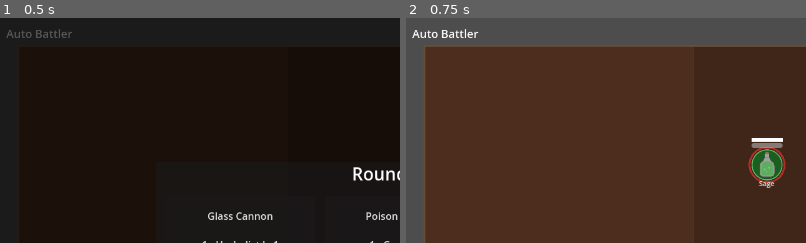
Above: before the commit, frames 1-2 (left to right).
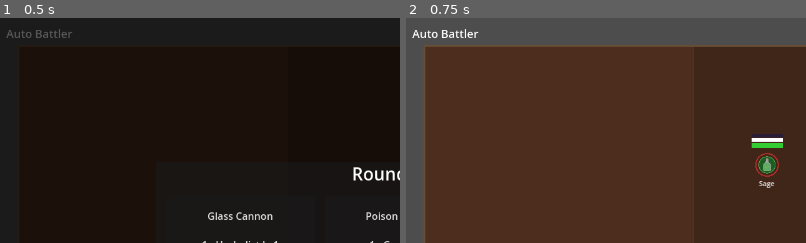
Above: after the commit, the same moments.

Repository: MarcelineVPQ/auto_battler
Game: Godot game, scene res://scenes/main.tscn
Same seed, same stepped clock (60 frames per second), same inputs: the game is played once before the commit and once after it. The engine's default icon, where the game draws it, is replaced by a stand-in: a white triangle on a blue panel in a dark square.
Inputs:
- Up to frame 1 (0.5 s): no input
- Up to frame 2 (0.75 s): click "Glass Cannon 1x Herbalist Lv1…" at 0.5 s
The pictures show only the part of the screen within x 0-50%, y 0-50%; the shares and areas given below are measured in that part.

Frame 1 is identical in both runs. In frame 2, 1.3% of the frame differs, in the area x 85-95%, y 51-74%.

Commit message:
Add mana bar, ability system, Primed rework, and smaller unit scale
- Blue mana bar on every unit (styled ProgressBar above armor/health)
- Mana starts at 0 each battle, charges via passive regen + per-attack gain
- Abilities fire when mana fills: Priest heals all allies, Warlock gains
  damage, Herbalist poisons all enemies, Archer volleys all enemies,
  Grunt gains attack speed, Tank gains armor, Assassin gains crit
- Primed upgrade reworked: starts hero with full mana so ability fires
  on first tick instead of old skill_proc_chance buff
- Magic users (Priest/Warlock/Herbalist) get larger mana pools and
  faster regen; melee heroes charge abilities slower
- Unit base scale reduced 0.4→0.22 with gentler growth (0.03/level)
  and hard cap at 0.45 to prevent oversized sprites by round 20
- Team ring radius shrunk to match smaller sprites

Co-Authored-By: Claude Opus 4.6 <noreply@anthropic.com>

Diff:
--- a/resources/units/archer.tres
+++ b/resources/units/archer.tres
@@ -17,9 +17,9 @@
 evasion = 0.0
 crit_chance = 8.0
 skill_proc_chance = 5.0
-max_mana = 5
-mana_cost_per_attack = 5
-mana_regen_per_second = 2.5
+max_mana = 16
+mana_cost_per_attack = 4
+mana_regen_per_second = 1.5
 ability_name = "Volley"
 ability_cooldown = 7.0
 skill_name = ""
--- a/resources/units/assassin.tres
+++ b/resources/units/assassin.tres
@@ -17,9 +17,9 @@
 evasion = 15.0
 crit_chance = 12.0
 skill_proc_chance = 10.0
-max_mana = 5
+max_mana = 14
 mana_cost_per_attack = 5
-mana_regen_per_second = 3.0
+mana_regen_per_second = 1.0
 ability_name = "Shadowstrike"
 ability_cooldown = 5.0
 skill_name = ""
--- a/resources/units/grunt.tres
+++ b/resources/units/grunt.tres
@@ -17,9 +17,9 @@
 evasion = 0.0
 crit_chance = 5.0
 skill_proc_chance = 3.0
-max_mana = 5
-mana_cost_per_attack = 5
-mana_regen_per_second = 2.0
+max_mana = 15
+mana_cost_per_attack = 4
+mana_regen_per_second = 1.0
 ability_name = "Frenzy"
 ability_cooldown = 6.0
 skill_name = ""
--- a/resources/units/herbalist.tres
+++ b/resources/units/herbalist.tres
@@ -17,9 +17,9 @@
 evasion = 0.0
 crit_chance = 8.0
 skill_proc_chance = 10.0
-max_mana = 10
-mana_cost_per_attack = 3
-mana_regen_per_second = 3.5
+max_mana = 22
+mana_cost_per_attack = 5
+mana_regen_per_second = 2.0
 ability_name = "Magic Potions"
 ability_cooldown = 6.0
 skill_name = ""
--- a/resources/units/priest.tres
+++ b/resources/units/priest.tres
@@ -17,9 +17,9 @@
 evasion = 5.0
 crit_chance = 2.0
 skill_proc_chance = 5.0
-max_mana = 8
-mana_cost_per_attack = 4
-mana_regen_per_second = 3.0
+max_mana = 25
+mana_cost_per_attack = 6
+mana_regen_per_second = 2.5
 ability_name = "Holy Armor"
 ability_cooldown = 4.0
 skill_name = "Double Strike"
--- a/resources/units/summoner.tres
+++ b/resources/units/summoner.tres
@@ -17,9 +17,9 @@
 evasion = 0.0
 crit_chance = 0.0
 skill_proc_chance = 0.0
-max_mana = 5
-mana_cost_per_attack = 5
-mana_regen_per_second = 2.5
+max_mana = 20
+mana_cost_per_attack = 0
+mana_regen_per_second = 1.5
 ability_name = "Summon Archer"
 ability_cooldown = 5.0
 skill_name = ""
--- a/resources/units/tank.tres
+++ b/resources/units/tank.tres
@@ -17,9 +17,9 @@
 evasion = 0.0
 crit_chance = 3.0
 skill_proc_chance = 3.0
-max_mana = 5
-mana_cost_per_attack = 5
-mana_regen_per_second = 2.0
+max_mana = 18
+mana_cost_per_attack = 4
+mana_regen_per_second = 1.0
 ability_name = "Shield Bash"
 ability_cooldown = 7.36
 skill_name = ""
--- a/resources/units/warlock.tres
+++ b/resources/units/warlock.tres
@@ -17,9 +17,9 @@
 evasion = 0.0
 crit_chance = 5.0
 skill_proc_chance = 5.0
-max_mana = 5
-mana_cost_per_attack = 5
-mana_regen_per_second = 2.5
+max_mana = 20
+mana_cost_per_attack = 8
+mana_regen_per_second = 2.0
 ability_name = "Vulnerable Curse"
 ability_cooldown = 5.76
 skill_name = "Reflect"
--- a/scenes/unit/unit.tscn
+++ b/scenes/unit/unit.tscn
@@ -9,12 +9,33 @@
 [sub_resource type="StyleBoxFlat" id="armor_bg"]
 bg_color = Color(0.3, 0.3, 0.3, 0.6)
 
+[sub_resource type="StyleBoxFlat" id="mana_fill"]
+bg_color = Color(0.2, 0.4, 1.0, 1.0)
+
+[sub_resource type="StyleBoxFlat" id="mana_bg"]
+bg_color = Color(0.1, 0.1, 0.3, 0.6)
+
+[sub_resource type="StyleBoxFlat" id="health_fill"]
+bg_color = Color(0.2, 0.8, 0.2, 1.0)
+
+[sub_resource type="StyleBoxFlat" id="health_bg"]
+bg_color = Color(0.3, 0.1, 0.1, 0.6)
+
 [node name="Unit" type="Node2D"]
 script = ExtResource("1")
 
 [node name="Sprite2D" type="Sprite2D" parent="."]
-scale = Vector2(0.4, 0.4)
+scale = Vector2(0.22, 0.22)
 texture = ExtResource("2")
+
+[node name="ManaBar" type="ProgressBar" parent="."]
+offset_left = -25.0
+offset_top = -49.0
+offset_right = 25.0
+offset_bottom = -44.0
+theme_override_styles/fill = SubResource("mana_fill")
+theme_override_styles/background = SubResource("mana_bg")
+show_percentage = false
 
 [node name="ArmorBar" type="ProgressBar" parent="."]
 offset_left = -25.0
@@ -30,6 +51,8 @@
 offset_top = -35.0
 offset_right = 25.0
 offset_bottom = -27.0
+theme_override_styles/fill = SubResource("health_fill")
+theme_override_styles/background = SubResource("health_bg")
 show_percentage = false
 
 [node name="NameLabel" type="Label" parent="."]
--- a/scripts/main.gd
+++ b/scripts/main.gd
@@ -48,7 +48,7 @@
 	{"name": "Adrenaline", "cost": 4, "rarity": "Normal", "desc": "+8 move speed", "stat": "move_speed", "amount": 8.0},
 	{"name": "Giant Killer", "cost": 6, "rarity": "Normal", "desc": "+5 damage", "stat": "damage", "amount": 5},
 	{"name": "Arcane Surge", "cost": 4, "rarity": "Normal", "desc": "+3 max mana", "stat": "max_mana", "amount": 3},
-	{"name": "Primed", "cost": 5, "rarity": "Normal", "desc": "+4% skill proc", "stat": "skill_proc_chance", "amount": 4.0},
+	{"name": "Primed", "cost": 5, "rarity": "Normal", "desc": "Ability ready at battle start", "stat": "primed", "amount": 1.0},
 	{"name": "Fortify", "cost": 6, "rarity": "Normal", "desc": "+3 armor", "stat": "armor", "amount": 3},
 	# ── Expensive (8-12g) ──
 	{"name": "Sepsis", "cost": 8, "rarity": "Normal", "desc": "+5% skill proc", "stat": "skill_proc_chance", "amount": 5.0},
@@ -615,7 +615,7 @@
 			unit.health_bar.value = unit.current_hp
 		"max_mana":
 			unit.max_mana += int(amount)
-			unit.current_mana = unit.max_mana
+			unit._update_mana_bar()
 		"armor":
 			unit.armor += int(amount)
 			unit._update_armor_bar()
@@ -631,6 +631,8 @@
 			unit.skill_proc_chance += amount
 		"necromancy":
 			unit.necromancy_stacks += int(amount)
+		"primed":
+			unit.primed = true
 	board.queue_redraw()
 
 func _on_stat_upgrade_pressed(unit: Unit, stat_key: String, increment: float) -> void:
@@ -691,11 +693,12 @@
 		target.max_mana = int(ceil(target.max_mana * 1.20))
 
 	target.current_hp = target.max_hp
-	target.current_mana = target.max_mana
+	target.current_mana = 0
 
 	# Update visuals
 	target.health_bar.max_value = target.max_hp
 	target.health_bar.value = target.current_hp
+	target._update_mana_bar()
 	target._update_armor_bar()
 	target.update_scale()
 
@@ -713,6 +716,7 @@
 			"xp": unit.xp,
 			"level": unit.level,
 			"necromancy_stacks": unit.necromancy_stacks,
+			"primed": unit.primed,
 			"stat_purchases": unit.stat_purchases.duplicate(),
 			"applied_upgrades": saved_upgrades,
 			"stats": {
@@ -737,6 +741,7 @@
 		unit.xp = entry.get("xp", 0)
 		unit.level = entry.get("level", 1)
 		unit.necromancy_stacks = entry.get("necromancy_stacks", 0)
+		unit.primed = entry.get("primed", false)
 		unit.stat_purchases = entry.get("stat_purchases", {}).duplicate()
 		var saved_upgrades: Array = entry.get("applied_upgrades", [])
 		for upg in saved_upgrades:
@@ -754,7 +759,7 @@
 			unit.crit_chance = s.crit_chance
 			unit.skill_proc_chance = s.skill_proc_chance
 			unit.max_mana = s.max_mana
-			unit.current_mana = s.max_mana
+			unit.current_mana = 0
 			unit.mana_cost_per_attack = s.mana_cost_per_attack
 			unit.mana_regen_per_second = s.mana_regen_per_second
 			unit.health_bar.max_value = s.max_hp
--- a/scripts/unit/combat_system.gd
+++ b/scripts/unit/combat_system.gd
@@ -22,6 +22,10 @@
 	for unit in board.all_units:
 		unit.attack_timer = 0.0
 		unit.ability_timer = 0.0
+		if unit.primed:
+			# Primed units start with full mana — ability fires immediately
+			unit.current_mana = unit.max_mana
+			unit._update_mana_bar()
 
 func stop_combat() -> void:
 	is_fighting = false
@@ -66,6 +70,13 @@
 			unit.current_mana + int(unit.mana_regen_per_second * TICK_INTERVAL),
 			unit.max_mana
 		)
+		unit._update_mana_bar()
+
+		# Ability trigger: when mana is full, fire ability and reset
+		if unit.current_mana >= unit.max_mana:
+			_trigger_ability(unit)
+			unit.current_mana = 0
+			unit._update_mana_bar()
 
 		# Find target
 		var target := board.find_nearest_enemy(unit)
@@ -96,6 +107,13 @@
 
 func _attack(attacker: Unit, target: Unit) -> void:
 	attacker.reset_attack_cooldown()
+
+	# Spend mana on attack
+	attacker.current_mana = mini(
+		attacker.current_mana + attacker.mana_cost_per_attack,
+		attacker.max_mana
+	)
+	attacker._update_mana_bar()
 
 	# Calculate damage with crit
 	var atk_damage := attacker.damage
@@ -145,6 +163,75 @@
 	"Assassin": "slash_assassin",
 }
 
+func _trigger_ability(unit: Unit) -> void:
+	var unit_class: String = unit.unit_data.unit_class
+	var team_tag := "cyan" if unit.team == Unit.Team.PLAYER else "red"
+	var u_name := unit.unit_data.unit_name
+
+	match unit_class:
+		"Priest":
+			# Heal all allied units
+			var allies := board.get_units_on_team(unit.team)
+			var heal_amount := int(unit.damage * 2.5)
+			for ally in allies:
+				if ally.is_dead:
+					continue
+				ally.current_hp = mini(ally.current_hp + heal_amount, ally.max_hp)
+				ally.health_bar.value = ally.current_hp
+			combat_event.emit("[color=%s]%s casts %s — heals all allies for %d![/color]" % [team_tag, u_name, unit.unit_data.ability_name, heal_amount])
+		"Warlock":
+			# Curse: next attack on target deals double damage (simulated as temp damage buff)
+			unit.damage = int(ceil(unit.damage * 1.5))
+			combat_event.emit("[color=%s]%s casts %s — damage surges![/color]" % [team_tag, u_name, unit.unit_data.ability_name])
+		"Herbalist":
+			# Poison all enemies (deal damage over time simulated as instant AoE)
+			var enemies := board.get_units_on_team(
+				Unit.Team.ENEMY if unit.team == Unit.Team.PLAYER else Unit.Team.PLAYER
+			)
+			var poison_dmg := int(unit.damage * 0.5)
+			for enemy in enemies:
+				if enemy.is_dead:
+					continue
+				enemy.current_hp = maxi(enemy.current_hp - poison_dmg, 0)
+				enemy.health_bar.value = enemy.current_hp
+				if enemy.current_hp <= 0:
+					enemy.die()
+					board.remove_unit(enemy)
+			combat_event.emit("[color=%s]%s casts %s — poisons all enemies for %d![/color]" % [team_tag, u_name, unit.unit_data.ability_name, poison_dmg])
+		"Grunt":
+			# Frenzy: temporary attack speed boost
+			unit.attacks_per_second *= 1.3
+			combat_event.emit("[color=%s]%s enters Frenzy — attack speed up![/color]" % [team_tag, u_name])
+		"Tank":
+			# Shield Bash: gain armor
+			unit.armor += 2
+			unit._update_armor_bar()
+			combat_event.emit("[color=%s]%s uses Shield Bash — +2 armor![/color]" % [team_tag, u_name])
+		"Assassin":
+			# Shadowstrike: guaranteed crit on next hit
+			unit.crit_chance += 50.0
+			combat_event.emit("[color=%s]%s prepares Shadowstrike — next hit is lethal![/color]" % [team_tag, u_name])
+		"Archer":
+			# Volley: hit all enemies for reduced damage
+			var enemies := board.get_units_on_team(
+				Unit.Team.ENEMY if unit.team == Unit.Team.PLAYER else Unit.Team.PLAYER
+			)
+			var volley_dmg := int(unit.damage * 0.4)
+			for enemy in enemies:
+				if enemy.is_dead:
+					continue
+				enemy.current_hp = maxi(enemy.current_hp - volley_dmg, 0)
+				enemy.health_bar.value = enemy.current_hp
+				if enemy.current_hp <= 0:
+					enemy.die()
+					board.remove_unit(enemy)
+			combat_event.emit("[color=%s]%s fires Volley — hits all enemies for %d![/color]" % [team_tag, u_name, volley_dmg])
+
+	# Visual pulse for ability cast
+	var tween := unit.create_tween()
+	tween.tween_property(unit, "modulate", Color(1.5, 1.5, 1.5, 1.0), 0.15)
+	tween.tween_property(unit, "modulate", Color(1.0, 1.0, 1.0, 1.0), 0.15)
+
 func _spawn_attack_effect(attacker: Unit, target: Unit) -> void:
 	var unit_class: String = attacker.unit_data.unit_class
 	var parent: Node = board.get_node("Units")
--- a/scripts/unit/unit.gd
+++ b/scripts/unit/unit.gd
@@ -20,6 +20,9 @@
 
 # Summoner-specific: necromancy stacks cause summoned archers to inherit stats
 var necromancy_stacks: int = 0
+
+# Primed: ability fires immediately at combat start
+var primed: bool = false
 
 # Runtime stats (copied from UnitData, can be upgraded)
 var max_hp: int
@@ -45,6 +48,7 @@
 @onready var sprite: Sprite2D = $Sprite2D
 @onready var health_bar: ProgressBar = $HealthBar
 @onready var armor_bar: ProgressBar = $ArmorBar
+@onready var mana_bar: ProgressBar = $ManaBar
 @onready var name_label: Label = $NameLabel
 
 func setup(data: UnitData, t: Team, pos: Vector2) -> void:
@@ -63,7 +67,7 @@
 	crit_chance = data.crit_chance
 	skill_proc_chance = data.skill_proc_chance
 	max_mana = data.max_mana
-	current_mana = data.max_mana
+	current_mana = 0
 	mana_cost_per_attack = data.mana_cost_per_attack
 	mana_regen_per_second = data.mana_regen_per_second
 	ability_cooldown = data.ability_cooldown
@@ -79,7 +83,7 @@
 		ring_color = Color(0.2, 0.5, 1.0, 0.6)
 	else:
 		ring_color = Color(1.0, 0.2, 0.2, 0.6)
-	draw_arc(Vector2.ZERO, 28, 0, TAU, 32, ring_color, 3.0)
+	draw_arc(Vector2.ZERO, 18, 0, TAU, 32, ring_color, 2.0)
 
 func _update_visuals() -> void:
 	# Apply class-specific texture
@@ -94,6 +98,9 @@
 	# Health bar
 	health_bar.max_value = max_hp
 	health_bar.value = current_hp
+
+	# Mana bar
+	_update_mana_bar()
 
 	# Armor bar — visible only when armor > 0
 	_update_armor_bar()
@@ -120,13 +127,12 @@
 	update_scale()
 
 func update_scale() -> void:
-	# Base scale from level: 0.4 + 0.1 per level above 1
-	var base_s: float = 0.4 + (level - 1) * 0.1
-	# Small increment from stat purchases
+	# Base scale 0.22, grows slowly with level and purchases, capped at 0.45
+	var base_s: float = 0.22 + (level - 1) * 0.03
 	var total_purchases: int = 0
 	for key in stat_purchases:
 		total_purchases += stat_purchases[key]
-	var s: float = base_s + total_purchases * 0.005
+	var s: float = clampf(base_s + total_purchases * 0.002, 0.22, 0.45)
 	sprite.scale = Vector2(s, s)
 
 func _update_armor_bar() -> void:
@@ -136,6 +142,10 @@
 		armor_bar.value = armor
 	else:
 		armor_bar.visible = false
+
+func _update_mana_bar() -> void:
+	mana_bar.max_value = max_mana
+	mana_bar.value = current_mana
 
 func take_damage(amount: int) -> Dictionary:
 	var result := {"hit": true, "damage": 0, "crit": false, "evaded": false}
Not shown: 1 places in scenes/unit/unit.tscn that only renumber resources
